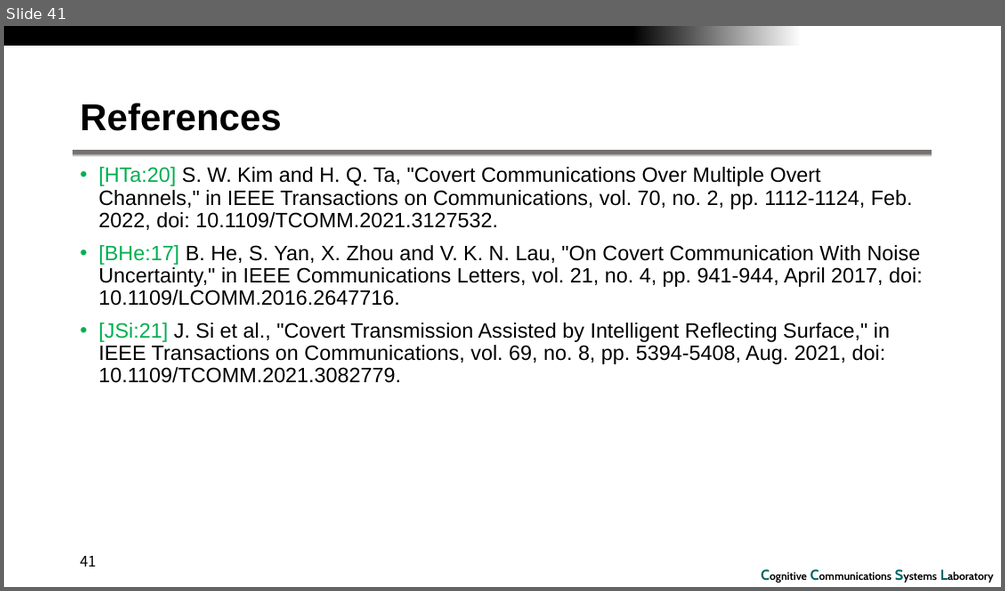
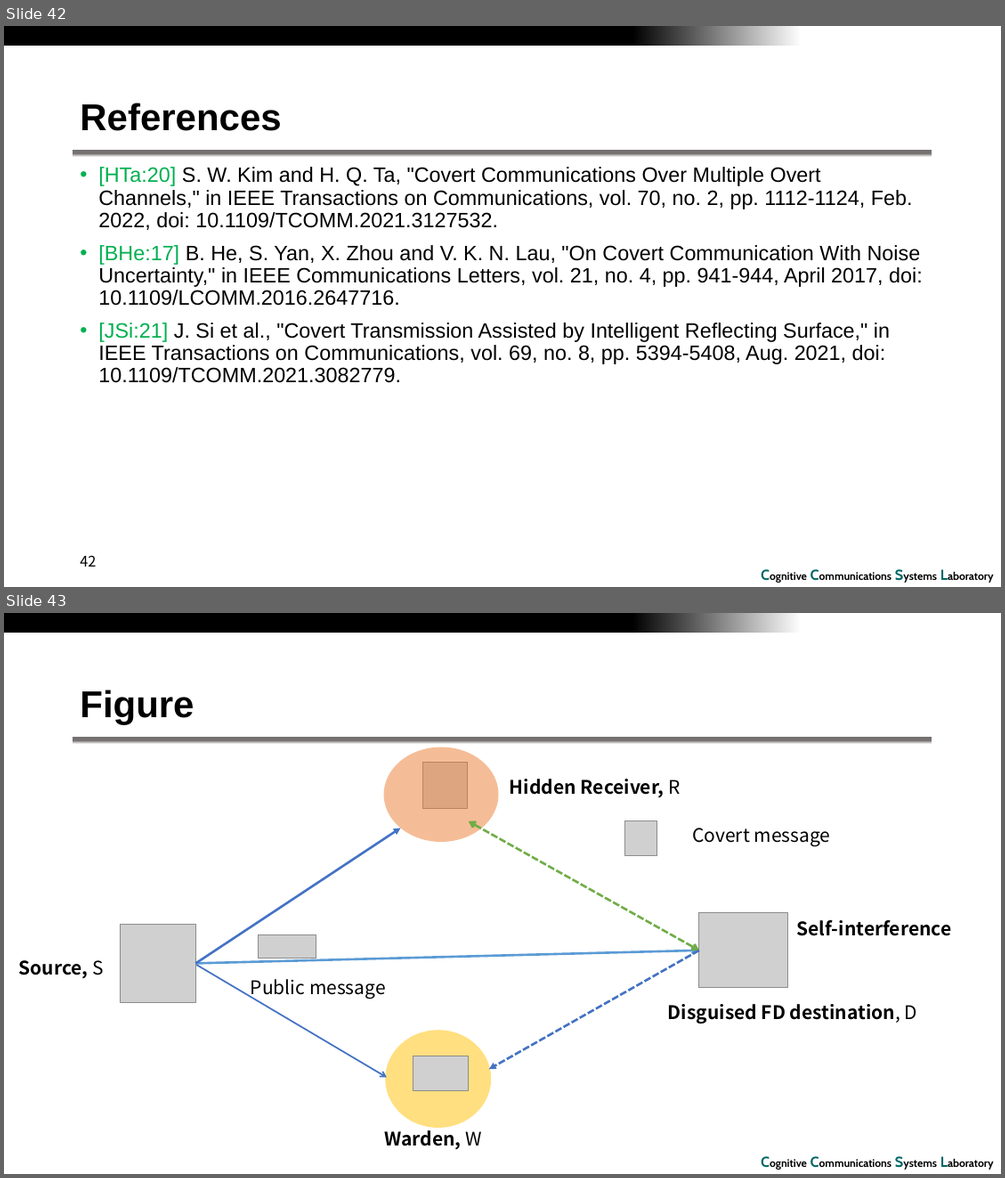
Before and after one commit to RefatHanbat/Presentation-of-SDM, a slide deck: New Problem/Covert_FD_DEPmax v1 20240329.pptx. Shown one above the other, each under a label of ours: slide 41 before the commit, slides 42 and 43 after it. The pictures are 1005x591 and 1005x1178 pixels, drawn with LibreOffice and Linux fonts; fonts in the diff are those of the drawing; grey boxes stand for pictures; background and template pictures are left out. Boxes give left, top, right and bottom in pixels: in the first picture for what was removed or moved away, otherwise in the second. Text is boxed around its words. In the diff, an @@ line names an element or a change of style, - is before the commit and + after.

```diff
--- a/New Problem/Covert_FD_DEPmax v1 20240329.pptx
+++ b/New Problem/Covert_FD_DEPmax v1 20240329.pptx
@@ slide 43 added at (4, 613, 1001, 1174), background #FFFFFF; not listed: 3 template elements that a slide beside it also shows @@
@@ title added at (80, 690, 194, 724), 36 pt, text #000000, bold @@
+Figure
@@ ellipse added at (384, 747, 498, 842), fill #ED7D31 at 50% opacity @@
@@ picture added at (423, 762, 468, 809) @@
@@ text added at (510, 779, 680, 797), 18 pt, text #000000, bold @@
+Hidden Receiver, R
@@ double arrow added from (469, 821) to (699, 950), #70AD47 2.25 pt dashed @@
@@ picture added at (624, 821, 657, 855) @@
@@ arrow added from (195, 963) to (400, 827), #4472C4 2.25 pt @@
@@ text added at (692, 827, 831, 847), 18 pt, text #000000 @@
+Covert message
@@ picture added at (121, 925, 196, 1003) @@
@@ picture added at (699, 913, 788, 988) @@
@@ text added at (797, 920, 952, 936), 18 pt, text #000000, bold @@
+Self-interference
@@ arrow added from (196, 963) to (699, 950), #5B9BD5 2.25 pt @@
@@ picture added at (258, 935, 316, 958) @@
@@ arrow added from (699, 950) to (489, 1070), #4472C4 2.25 pt dashed @@
@@ text added at (19, 960, 104, 978), 18 pt, text #000000, bold @@
+Source, S
@@ arrow added from (197, 965) to (387, 1078), #4472C4 1.5 pt @@
@@ text added at (251, 979, 386, 998), 18 pt, text #000000 @@
+Public message
@@ text added at (668, 1004, 917, 1023), 18 pt, text #000000, bold @@
+Disguised FD destination, D
@@ ellipse added at (386, 1030, 492, 1127), fill #FFC000 at 50% opacity @@
@@ picture added at (413, 1055, 469, 1091) @@
@@ text added at (384, 1127, 481, 1149), 18 pt, text #000000, bold @@
+Warden, W
@@ what was slide 41 is now slide 42 @@
@@ page number at (80, 556, 96, 566): text changed @@
-41
+42
```
Also in this commit, not shown: 3 slides changed, 1 other slide added, 2 other files.
